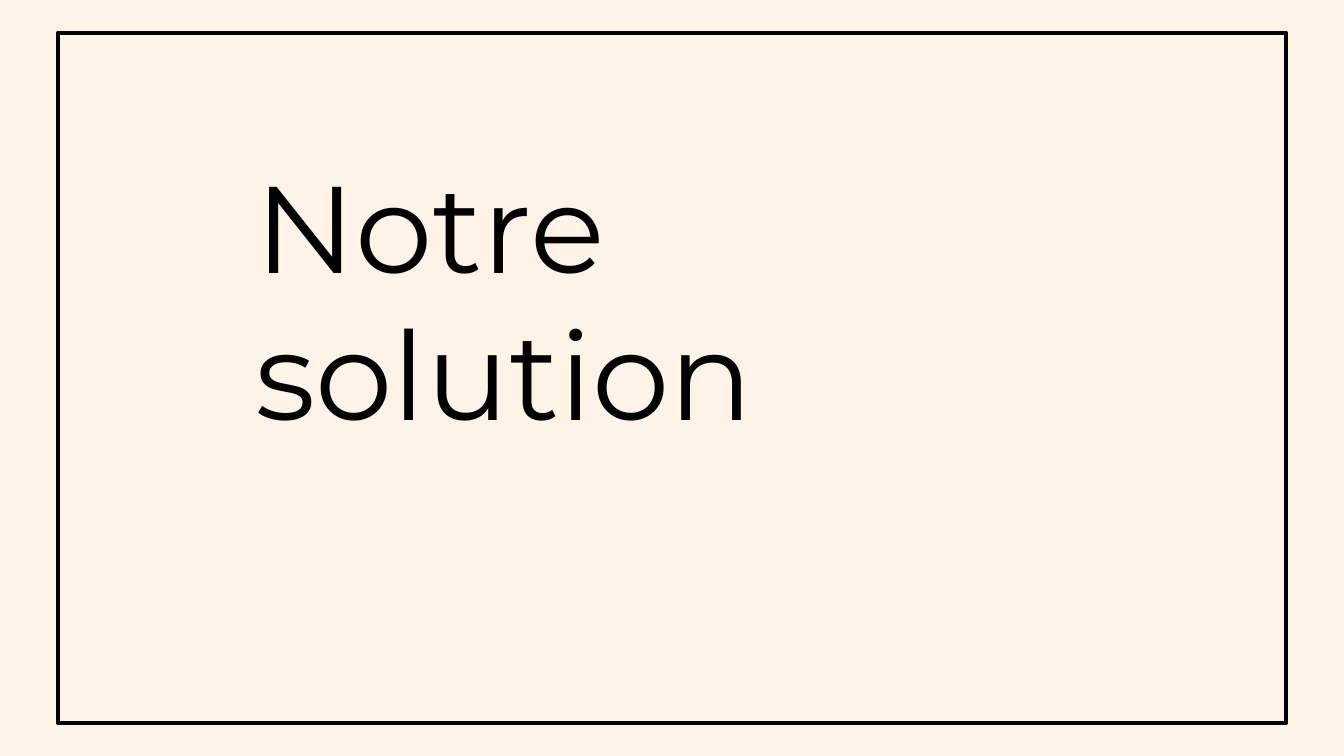
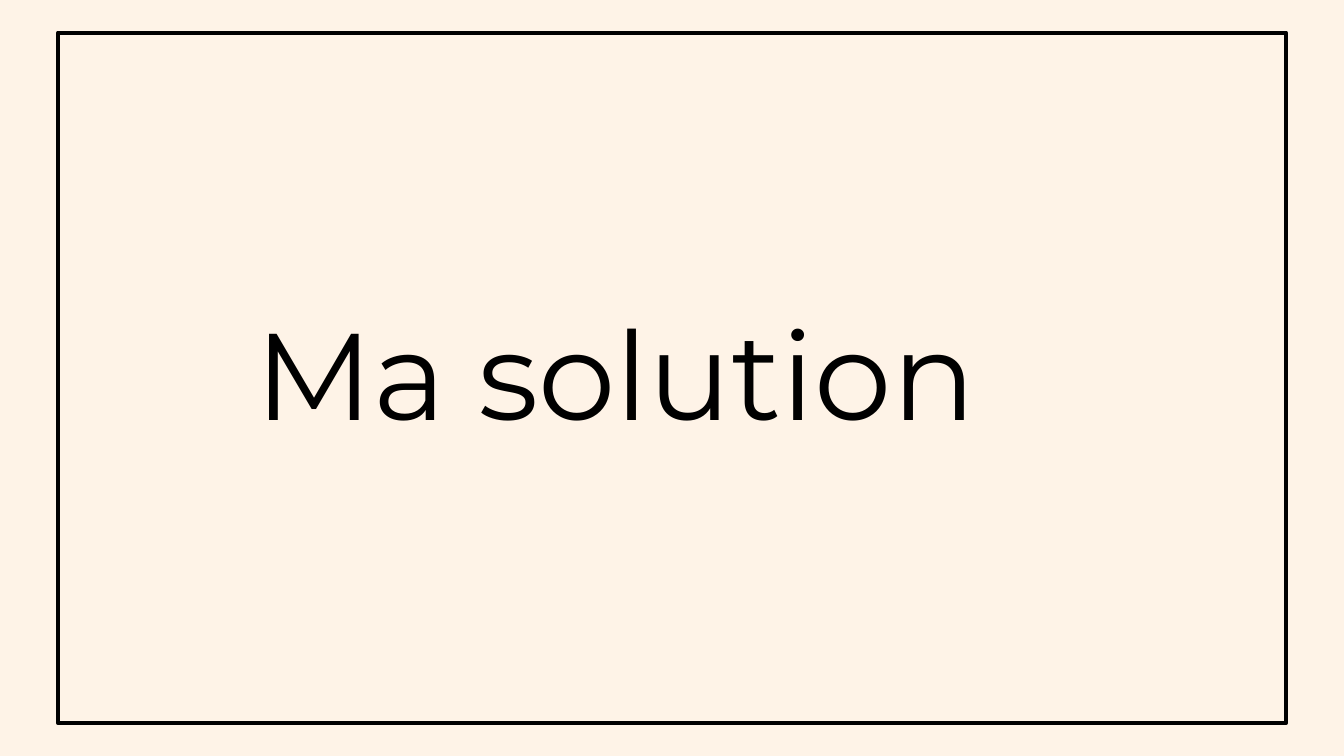
Before and after one commit to Totom94/Projet_Photo_ZoOmer, a slide deck: slide 6 of Présentation.pptx (slide 7 before the commit). Drawn at 1344x756 pixels with LibreOffice and Linux fonts; fonts in the diff are those of the drawing. Boxes give left, top, right and bottom in pixels: in the first picture for what was removed or moved away, otherwise in the second. Text is boxed around its words. In the diff, an @@ line names an element or a change of style, - is before the commit and + after.

Commit message:
change ppt

```diff
--- a/Présentation.pptx
+++ b/Présentation.pptx
@@ title at <box>256,328,975,421</box>: text changed @@
-Notre solution
+Ma solution
```
Also in this commit, not shown: 1 slide removed.
